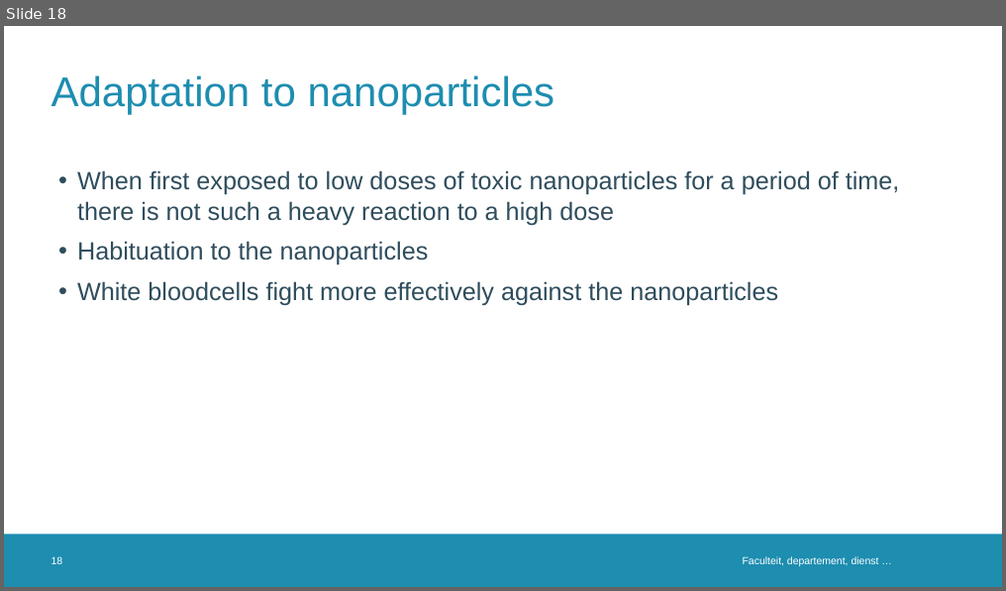
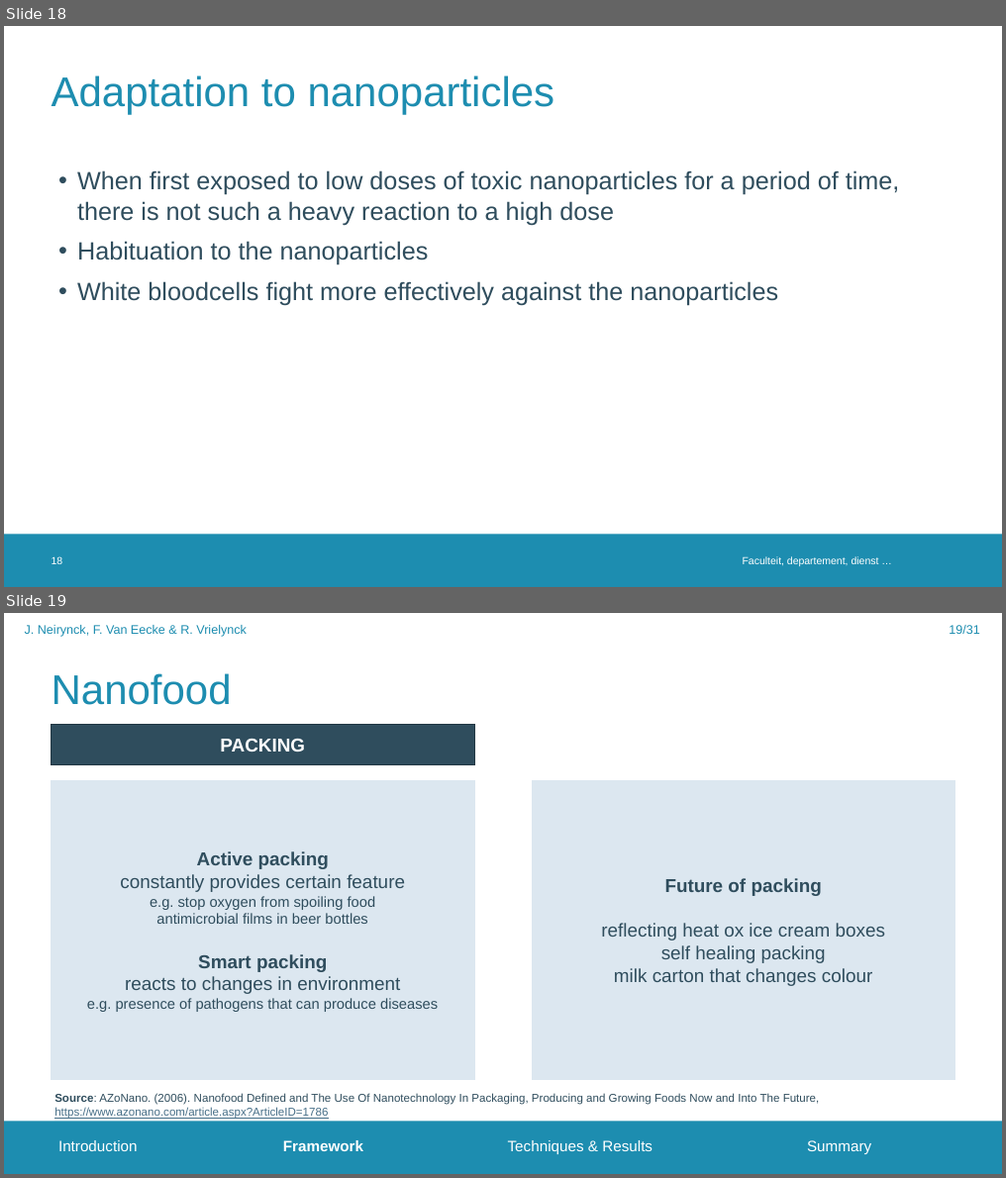
Before and after one commit to FrederikVanEecke/PresentationClusters, a slide deck: NanoparticleToxicity.pptx. Shown one above the other, each under a label of ours: slide 18 before the commit, slides 18 and 19 after it. The pictures are 1006x591 and 1006x1178 pixels, drawn with LibreOffice and Linux fonts; fonts in the diff are those of the drawing; background and template pictures are left out. Boxes give left, top, right and bottom in pixels: in the first picture for what was removed or moved away, otherwise in the second. Text is boxed around its words. In the diff, an @@ line names an element or a change of style, - is before the commit and + after.

```diff
--- a/NanoparticleToxicity.pptx
+++ b/NanoparticleToxicity.pptx
@@ slide 19 added at (4, 613, 1002, 1174), background #FFFFFF; not listed: 1 template element that a slide beside it also shows @@
@@ text added at (25, 625, 247, 637), 12 pt, text #1D8DB0 @@
+J. Neirynck, F. Van Eecke & R. Vrielynck
@@ page number added at (948, 625, 979, 634), 12 pt, text #1D8DB0 @@
+19/31
@@ title added at (52, 673, 232, 705), 40 pt, text #1D8DB0 @@
+Nanofood
@@ rectangle added at (52, 725, 474, 765), fill #2F4D5D, outline #233945 1 pt, 18 pt, text #FFFFFF, bold @@
+PACKING
@@ rectangle added at (52, 780, 474, 1080), fill #DCE7F0, outline #DCE7F0 1 pt, 14 pt, text #2F4D5D @@
+Active packing
+constantly provides certain feature
+e.g. stop oxygen from spoiling food
+antimicrobial films in beer bottles
+Smart packing
+reacts to changes in environment
+e.g. presence of pathogens that can produce diseases
@@ rectangle added at (532, 780, 954, 1080), fill #DCE7F0, outline #DCE7F0 1 pt, 18 pt, text #2F4D5D @@
+Future of packing
+reflecting heat ox ice cream boxes
+self healing packing
+milk carton that changes colour
@@ text added at (54, 1093, 820, 1119), 11 pt, text #2F4D5D @@
+Source: AZoNano. (2006). Nanofood Defined and The Use Of Nanotechnology In Packaging, Producing and Growing Foods Now and Into The Future, https://www.azonano.com/article.aspx?ArticleID=1786
@@ text added at (58, 1141, 871, 1155), 14.5 pt, text #FFFFFF @@
+Introduction Framework Techniques & Results Summary
```
Also in this commit, not shown: 1 slide changed, 1 other slide added.
